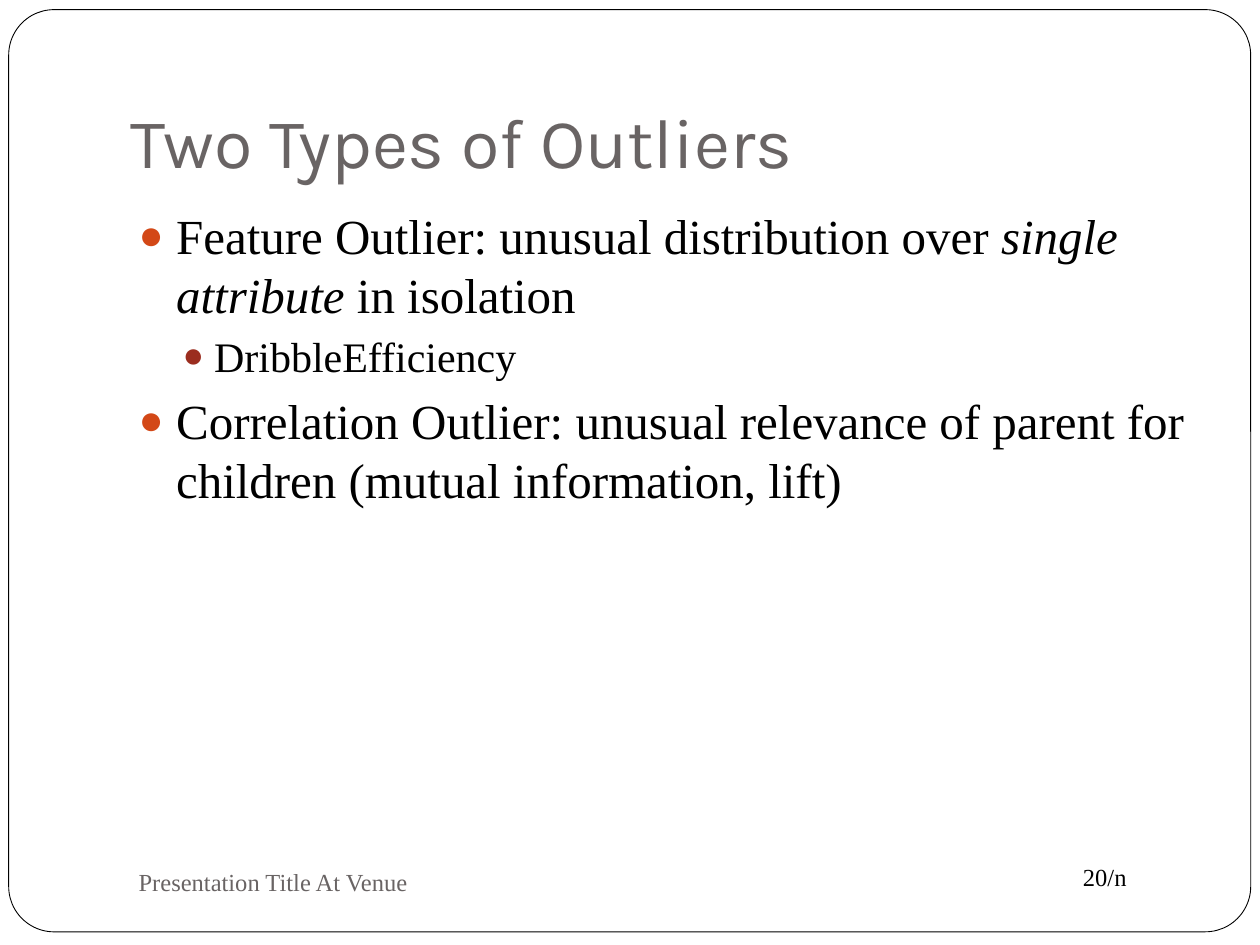
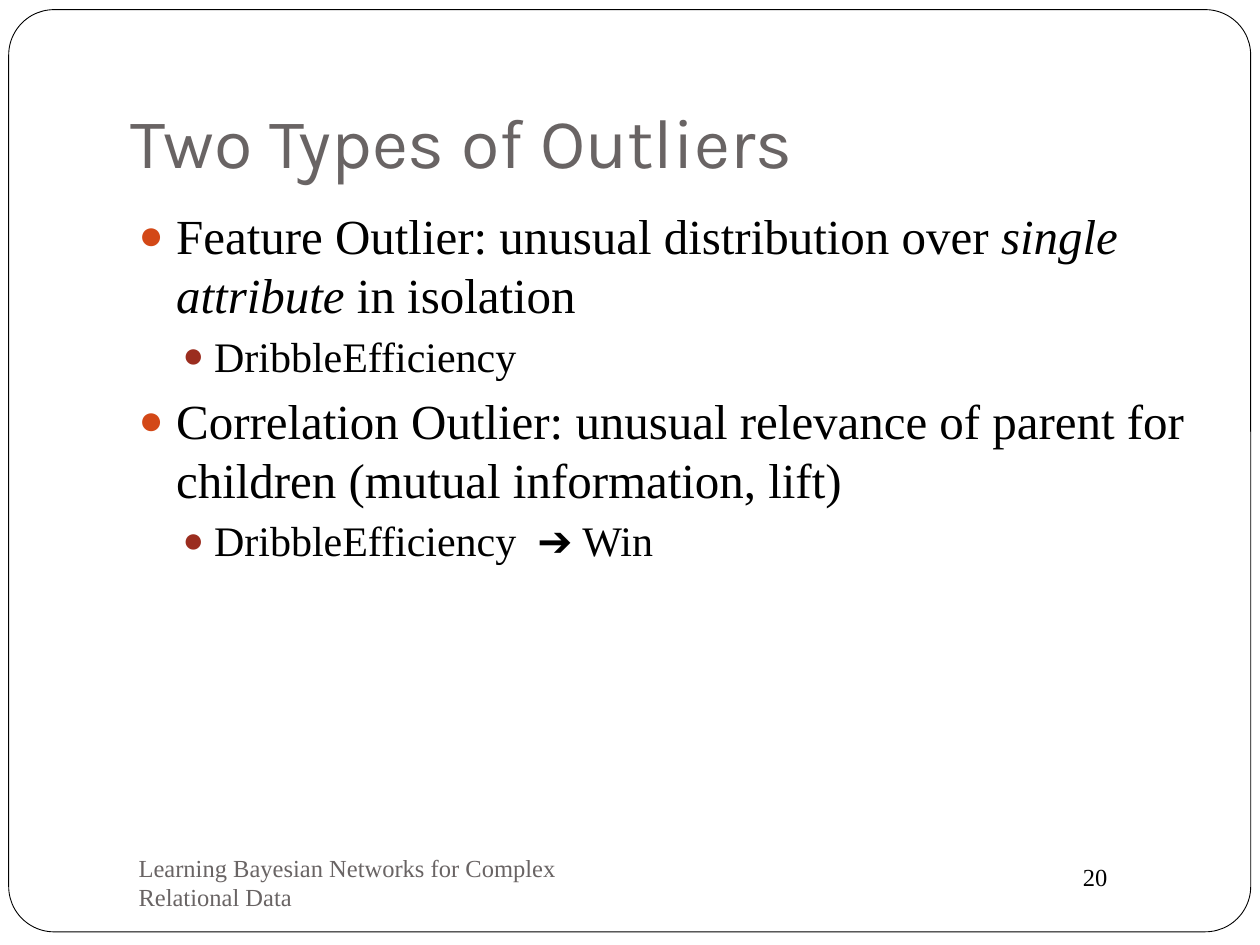
Before and after one commit to oschulte/srl-tutorial-slides, a slide deck: slide 20 of ch6-anomaly.pptx. Drawn at 1260x945 pixels with LibreOffice and Linux fonts; fonts in the diff are those of the drawing. Boxes give left, top, right and bottom in pixels: in the first picture for what was removed or moved away, otherwise in the second. Text is boxed around its words. In the diff, an @@ line names an element or a change of style, - is before the commit and + after.

```diff
--- a/ch6-anomaly.pptx
+++ b/ch6-anomaly.pptx
@@ text at box(214, 526, 653, 565): paragraph added @@
+  ● DribbleEfficiency ➔ Win
@@ text at box(139, 860, 555, 906): text changed @@
-Presentation Title At Venue
+Learning Bayesian Networks for Complex Relational Data
@@ page number at box(1083, 869, 1108, 887): text changed @@
-20/n
+20
```
Also in this commit, not shown: 18 other slides changed, 2 slides removed, 6 other files.
